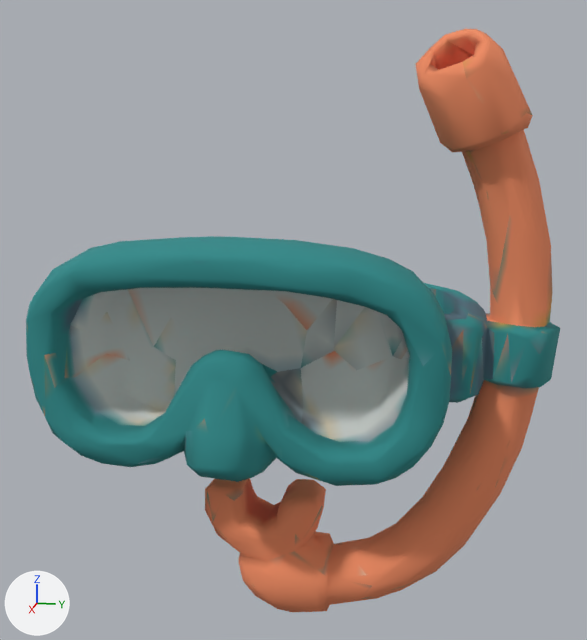
The glTF model public/models/x-snorkel.glb, before and after one commit.
Rendered twice from a 50 mm camera at (1.368, 0.285, 0.365) aimed at (-0.007, 0.01, 0.022). Arrows for +X, +Y and +Z are at lower left; the lights stay in place. The picture after the commit comes second. Where no turn or scale is listed for an object, it has been applied to the vertices. Vertices at exactly the same position are counted once.

In view in the first picture: 'tripo_node_d6bf6f52-fbfa-4d3b-a50d-88731efbbbf9'.
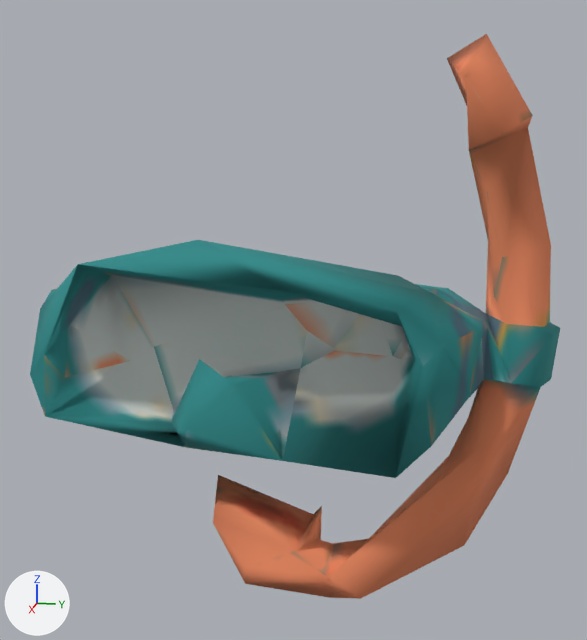
Where the newer file only moved an object's origin or applied its transform, the numbers keep the older frame.

The change in detail:
me_tripo_mesh_d6bf6f52_fbfa_4d3b_a50d_88731efbbbf9 is used by ob_tripo_node_d6bf6f52_fbfa_4d3b_a50d_88731efbbbf9; location (0.0, 0.0, 0.0).
me_tripo_mesh_d6bf6f52_fbfa_4d3b_a50d_88731efbbbf9 had 1156 vertices, 2312 faces and spanned x -0.268..0.268, y -0.46..0.46, z -0.5..0.5.
me_tripo_mesh_d6bf6f52_fbfa_4d3b_a50d_88731efbbbf9 now has 160 vertices, 320 faces and spans x -0.261..0.224, y -0.448..0.46, z -0.493..0.492.
me_tripo_mesh_d6bf6f52_fbfa_4d3b_a50d_88731efbbbf9 part 1: 1 vertex moved within x -0.105, y -0.422, z -0.072; 996 vertices removed from x -0.268..0.268, y -0.46..0.458, z -0.5..0.5.

Changed parts and their boxes (x1, y1, x2, y2) in the pictures (587 x 640 px):
'tripo_node_d6bf6f52-fbfa-4d3b-a50d-88731efbbbf9', reshaped
    before: (26, 29, 560, 612)
    after: (30, 34, 560, 599)
part 1 of me_tripo_mesh_d6bf6f52_fbfa_4d3b_a50d_88731efbbbf9, cut back
    before: (26, 29, 554, 612)
